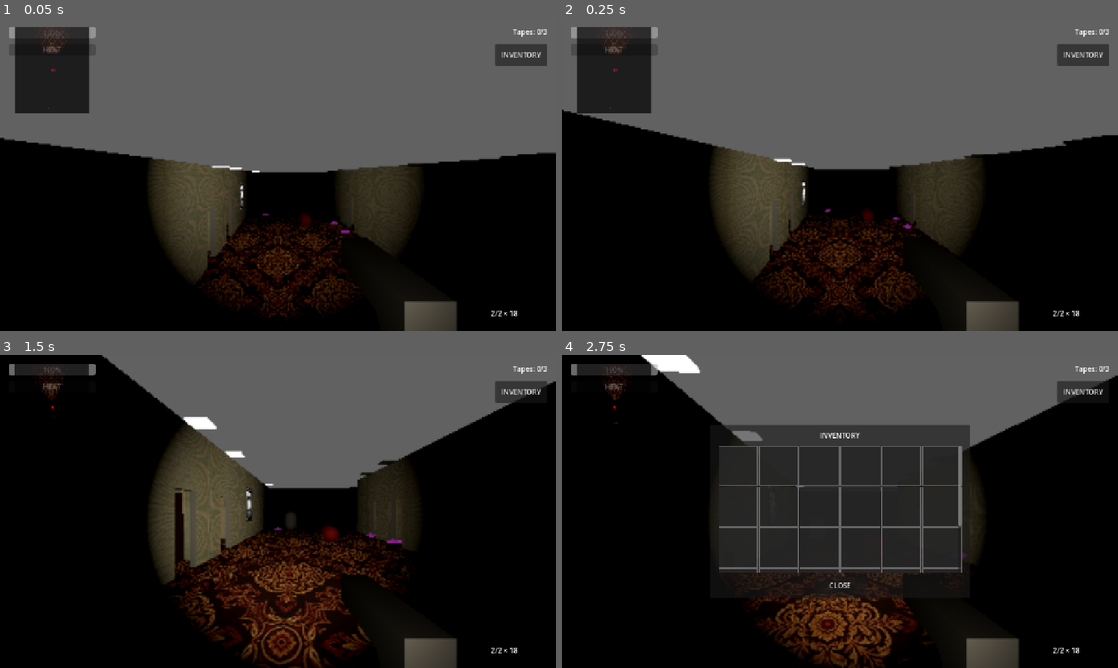
Above: before the commit, frames 1-4 (two rows, left to right).
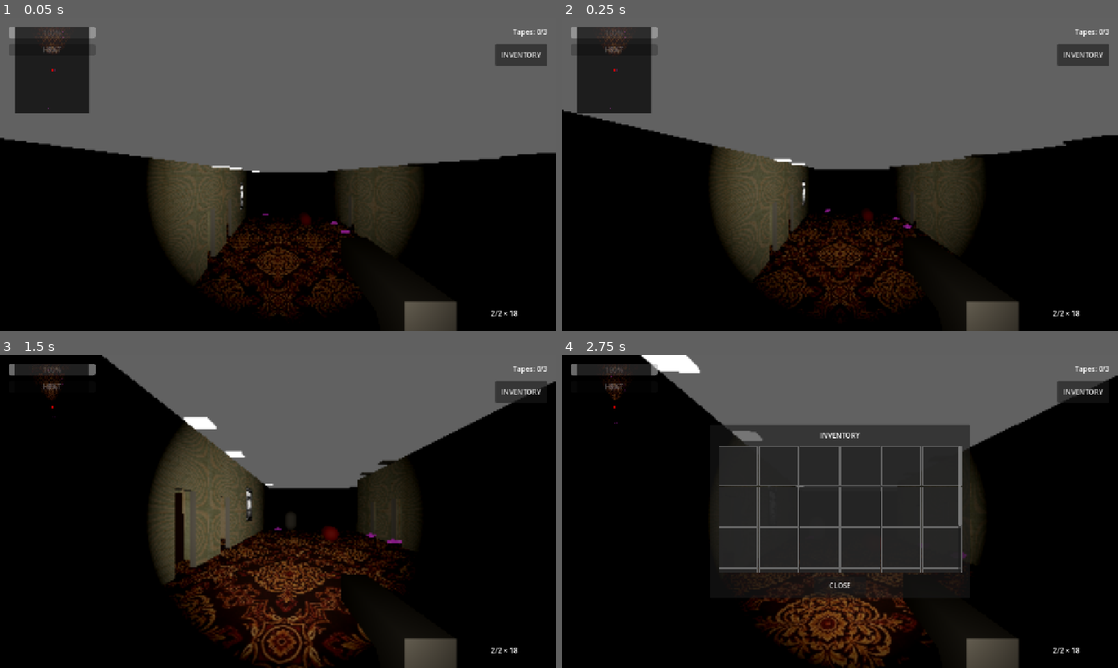
Above: after the commit, the same moments.

Repository: sergesvalov/alex_fight
Game: Godot game, scene res://scenes/levels/hotel_siberia/hotel_level_4.tscn
Same seed, same stepped clock (60 frames per second), same inputs: the game is played once before the commit and once after it. Sound files missing from this copy of the repository are replaced by a short silence.
Inputs (mouse positions are in pixels of both pictures, inside the frame that each line leads up to):
- Up to frame 1 (0.05 s): no input
- Up to frame 2 (0.25 s): no input
- Up to frame 3 (1.5 s): tap Enter at 0.5 s; move the mouse to (305, 511) at 0.52 s; hold Up (ui_up) from 0.53 s (still down); click (305, 511) at 0.6 s; move the mouse to (250, 511) at 1.27 s; tap E at 1.35 s
- Up to frame 4 (2.75 s): keep holding Up (ui_up); move the mouse to (851, 505) at 2.02 s; tap I at 2.1 s

The runs differ from the first frame. In frame 1, 0.1% of the frame differs, in the area x 37-63%, y 66-92%; in frame 2, 0.2%; in frame 3, 0.7%, in the area x 32-73%, y 56-100%; in frame 4, 0.5%.

Commit message:
feat: add procedural hotel level generator script to construct geometry and interior assets

Diff:
--- a/scripts/levels/hotel_level_generator.gd
+++ b/scripts/levels/hotel_level_generator.gd
@@ -78,10 +78,6 @@
 
 		_build_floor_geometry(i, y_offset, suffix, c_color, m_tex, is_empty, f_scale)
 
-	# Generate roof above the 10th floor
-	var roof_y_offset = (11 - floor_number) * y_step
-	_generate_roof(roof_y_offset, f_scale)
-
 	call_deferred("_move_player", f_scale)
 
 func _build_floor_geometry(f_num: int, y_offset: float, suffix: String, c_color: Color, m_texture: Texture2D, is_empty: bool, f_scale: float) -> void:
@@ -122,10 +118,10 @@
 	wall_mat.depth_draw_mode = BaseMaterial3D.DEPTH_DRAW_ALWAYS
 
 	# 1 & 2. Floor and Ceiling (Split into 3 parts to leave a hole for North Stairs)
-	var z_south_len = 55.18 * f_scale
-	var z_south_pos = 2.41 * f_scale
-	var z_north_len = 4.82 * f_scale
-	var z_north_pos = -27.59 * f_scale
+	var z_south_len = 55.2 * f_scale
+	var z_south_pos = 2.4 * f_scale
+	var z_north_len = 4.8 * f_scale
+	var z_north_pos = -27.6 * f_scale
 
 	var x_nw_len = 10.1 * f_scale
 	var x_nw_pos = -7.6 * f_scale
@@ -418,27 +414,26 @@
 	elif orig_num == 420: inst.position = Vector3(base_x * f_scale, 0, 15.0 * f_scale)
 	elif orig_num == 421: inst.position = Vector3(base_x * f_scale, 0, 20.0 * f_scale)
 
-func _create_static_box(parent: Node, b_name: String, pos: Vector3, size: Vector3, mat: Material = null) -> void:
-	var body = StaticBody3D.new()
-	body.name = b_name
-	body.position = pos
-	body.collision_layer = 2 # Matches old floor layer
-
-	var c_shape = CollisionShape3D.new()
-	var box_shape = BoxShape3D.new()
-	box_shape.size = size
-	c_shape.shape = box_shape
-	body.add_child(c_shape)
+func _create_static_box(parent: Node, node_name: String, pos: Vector3, size: Vector3, mat: Material) -> void:
+	var static_body = StaticBody3D.new()
+	static_body.name = node_name
+	static_body.position = pos
+	static_body.collision_layer = 2 # Matches old floor layer
 
 	var mesh_inst = MeshInstance3D.new()
 	var box_mesh = BoxMesh.new()
 	box_mesh.size = size
-	if mat:
-		box_mesh.material = mat
+	box_mesh.material = mat
 	mesh_inst.mesh = box_mesh
-	body.add_child(mesh_inst)
-
-	parent.add_child(body)
+	static_body.add_child(mesh_inst)
+
+	var coll = CollisionShape3D.new()
+	var box_shape = BoxShape3D.new()
+	box_shape.size = size
+	coll.shape = box_shape
+	static_body.add_child(coll)
+
+	parent.add_child(static_body)
 
 func _spawn_cassettes(parent: Node, f_scale: float) -> void:
 	var scene = load("res://entities/interactables/vhs_tape.tscn")
@@ -459,44 +454,3 @@
 	inst.name = "Cerberus"
 	parent.add_child(inst)
 	inst.position = Vector3(1.0 * f_scale, 0, 10.0 * f_scale)
-
-func _generate_roof(y_offset: float, f_scale: float) -> void:
-	var parent = Node3D.new()
-	parent.name = "GeneratedRoof"
-	parent.position.y = y_offset
-	add_child(parent)
-
-	var z_length = 60.0 * f_scale
-	var x_width = 25.3 * f_scale
-	var thickness = wall_thickness * f_scale
-	var floor_thick = floor_thickness * f_scale
-
-	var roof_mat = StandardMaterial3D.new()
-	roof_mat.albedo_color = Color(0.5, 0.5, 0.5) # Flat grey
-
-	# Roof slabs (same logic as floor slabs)
-	var floor_y = -floor_thick / 2.0
-	var z_south_len = 55.18 * f_scale
-	var z_south_pos = 2.41 * f_scale
-	var z_north_len = 4.82 * f_scale
-	var z_north_pos = -27.59 * f_scale
-
-	var x_nw_len = 10.1 * f_scale
-	var x_nw_pos = -7.6 * f_scale
-	var x_ne_len = 8.0 * f_scale
-	var x_ne_pos = 8.65 * f_scale
-
-	_create_static_box(parent, "Roof_Main", Vector3(0, floor_y, z_south_pos), Vector3(x_width, floor_thick, z_south_len), roof_mat)
-	_create_static_box(parent, "Roof_NW", Vector3(x_nw_pos, floor_y, z_north_pos), Vector3(x_nw_len, floor_thick, z_north_len), roof_mat)
-	_create_static_box(parent, "Roof_NE", Vector3(x_ne_pos, floor_y, z_north_pos), Vector3(x_ne_len, floor_thick, z_north_len), roof_mat)
-
-	# Parapets (Outer walls)
-	var parapet_height = 1.0 * f_scale + floor_thick
-	var parapet_y = (1.0 * f_scale - floor_thick) / 2.0
-	var half_x = x_width / 2.0
-	var half_z = z_length / 2.0
-
-	_create_static_box(parent, "Parapet_West", Vector3(-half_x - thickness/2.0, parapet_y, 0), Vector3(thickness, parapet_height, z_length), roof_mat)
-	_create_static_box(parent, "Parapet_East", Vector3(half_x + thickness/2.0, parapet_y, 0), Vector3(thickness, parapet_height, z_length), roof_mat)
-	_create_static_box(parent, "Parapet_North", Vector3(0, parapet_y, -half_z - thickness/2.0), Vector3(x_width + thickness * 2.0, parapet_height, thickness), roof_mat)
-	_create_static_box(parent, "Parapet_South", Vector3(0, parapet_y, half_z + thickness/2.0), Vector3(x_width + thickness * 2.0, parapet_height, thickness), roof_mat)
